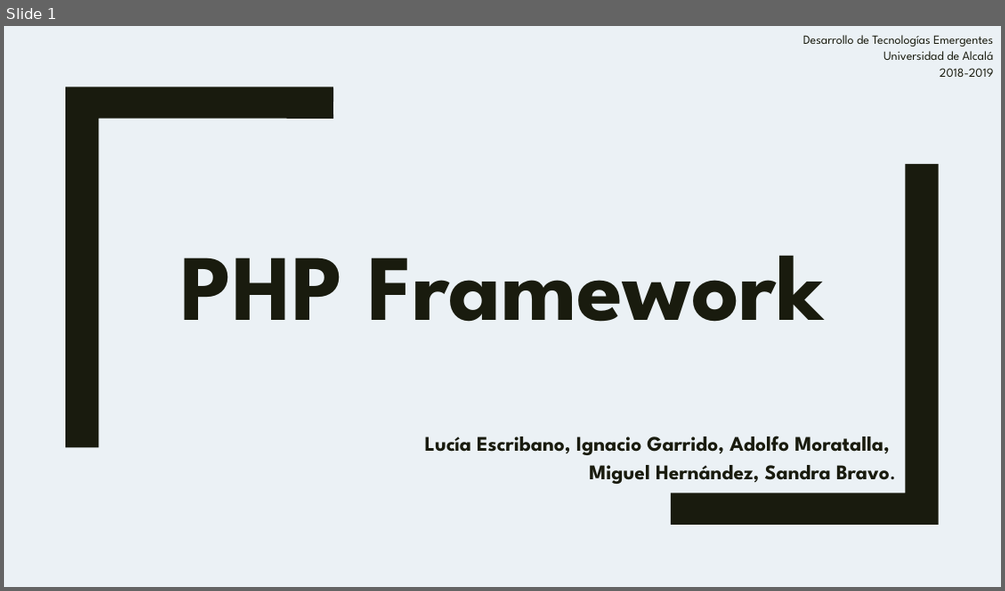
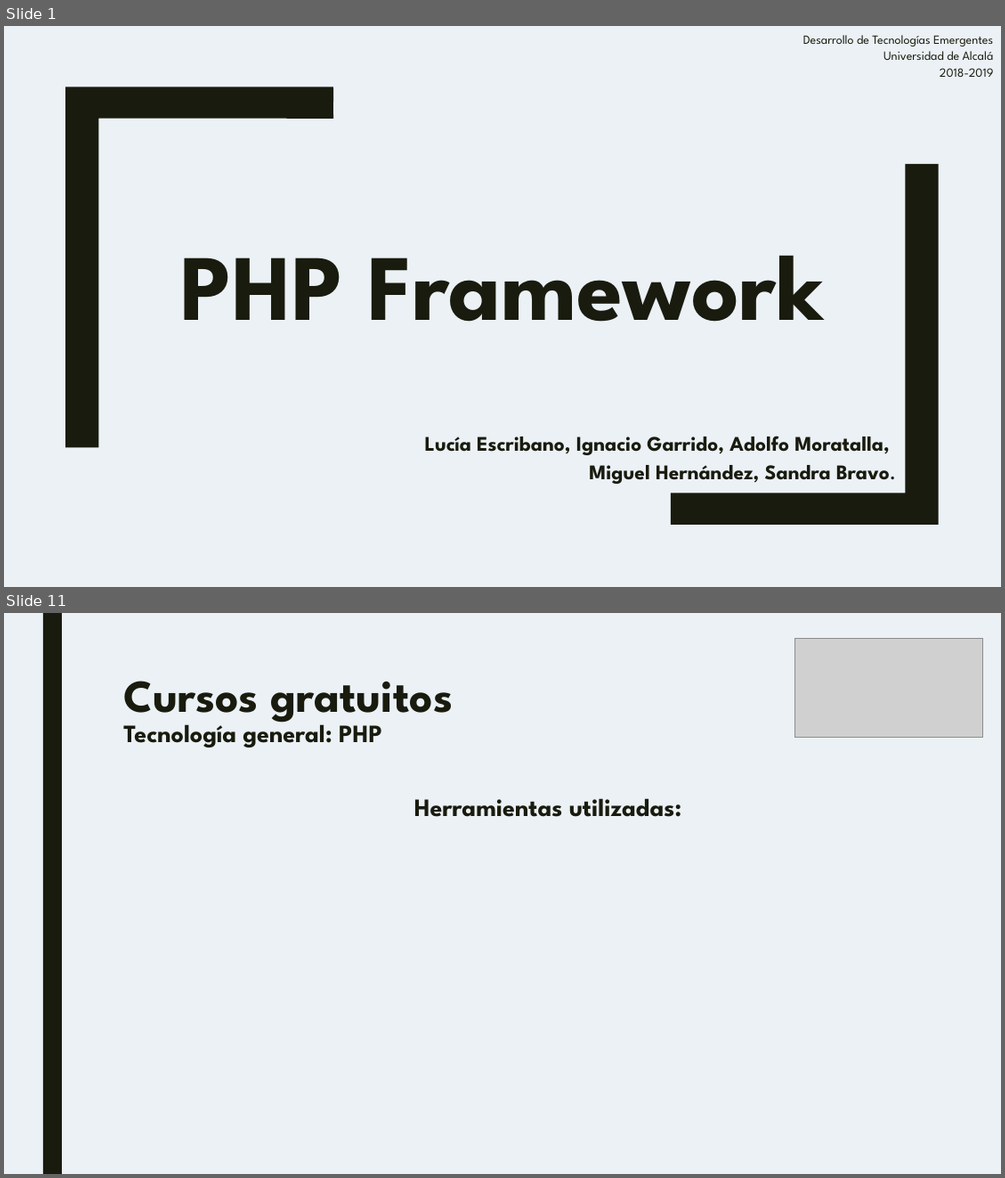
Before and after one commit to IGarrido1996/TG1_T4, a slide deck: Plantilla.pptx. Shown one above the other, each under a label of ours: slide 1 before the commit, slides 1 and 11 after it; the slides between them are not shown. The pictures are 1005x591 and 1005x1178 pixels, drawn with LibreOffice and Linux fonts; fonts in the diff are those of the drawing; grey boxes stand for pictures. Boxes give left, top, right and bottom in pixels: in the first picture for what was removed or moved away, otherwise in the second. Text is boxed around its words. In the diff, an @@ line names an element or a change of style, - is before the commit and + after.

```diff
--- a/Plantilla.pptx
+++ b/Plantilla.pptx
@@ slide 11 added at [4,613,1001,1174], background #EBF1F5 @@
@@ rectangle added at [43,613,62,1174], fill #191B0E @@
@@ picture added at [795,638,984,737] @@
@@ title added at [123,681,453,747], 24 pt, text #191B0E, bold @@
+Cursos gratuitos
+Tecnología general: PHP
@@ text added at [414,798,681,817], 24 pt, text #191B0E, bold @@
+Herramientas utilizadas:
```
Also in this commit, not shown: 15 other slides added, 6 slides removed.
